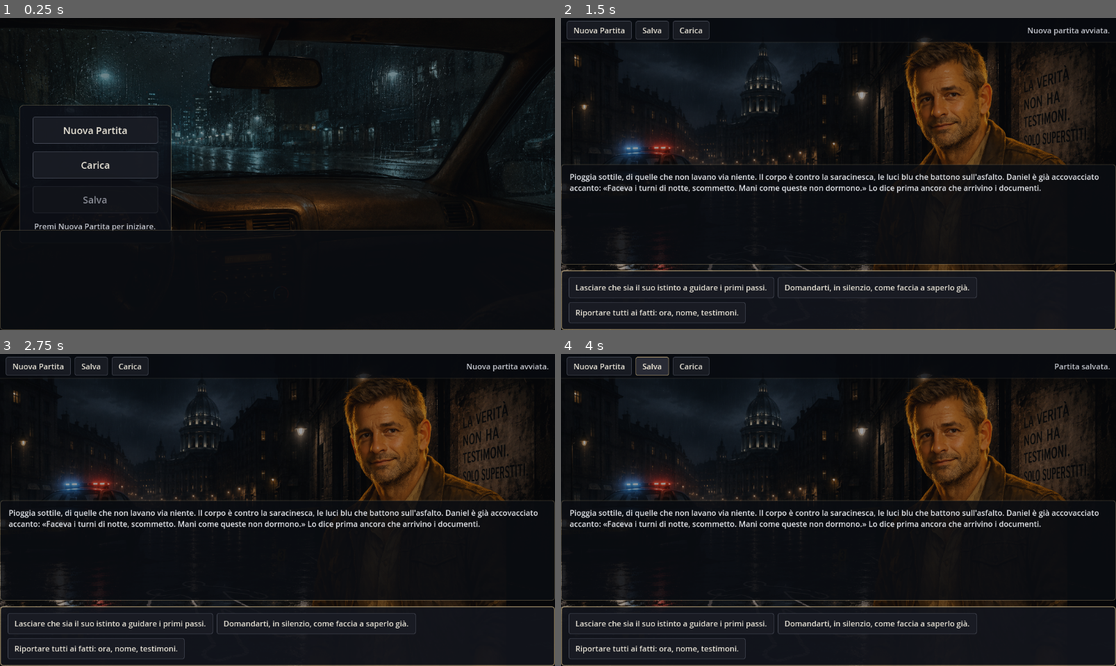
Above: before the commit, frames 1-4 (two rows, left to right).
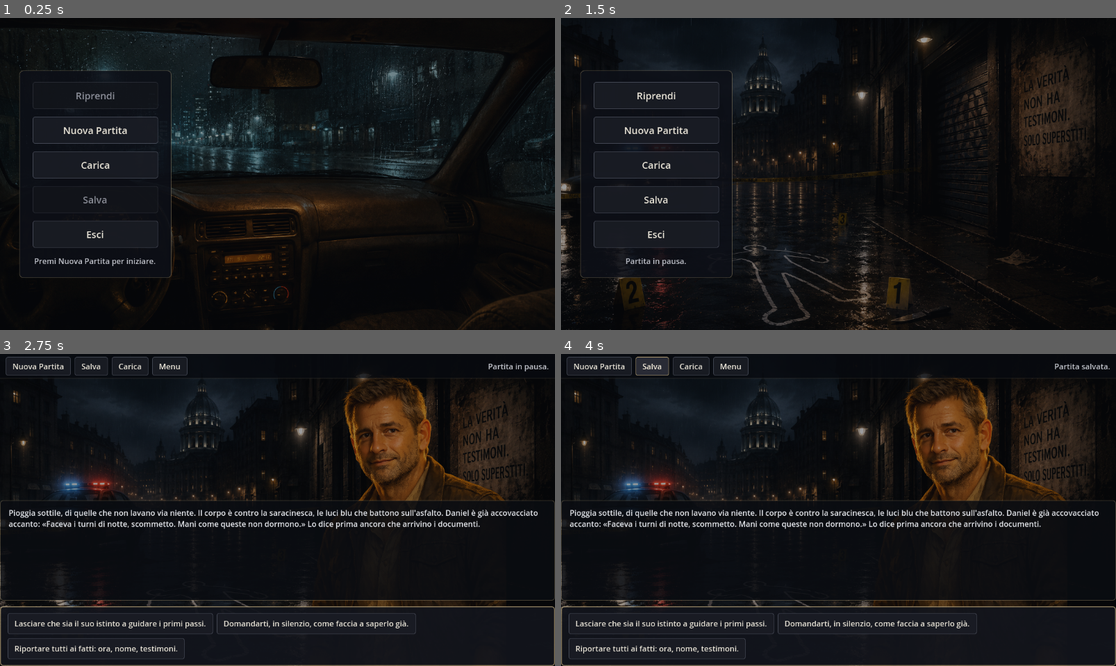
Above: after the commit, the same moments.

Repository: torsifranci2006-ship-it/gioco-test
Game: Godot game, scene res://scenes/main.tscn
The game is run twice, just before and just after one commit, with the same random seed, the same clock (stepped at 60 frames per second) and the same inputs.
Inputs (mouse positions are in pixels of both pictures, inside the frame that each line leads up to):
- Up to frame 1 (0.25 s): no input
- Up to frame 2 (1.5 s): click "Nuova Partita" at 0.5 s; click (733, 30) at 1.25 s, where only the run after the commit has a clickable "Menu"
- Up to frame 3 (2.75 s): click (94, 432) at 2 s, where only the run after the commit has a clickable "Riprendi"
- Up to frame 4 (4 s): click "Nuova Partita" at 2.75 s; click "Salva" at 3.5 s

The runs differ from the first frame. In frame 1, 2.4% of the frame differs, in the area x 0-100%, y 16-100%; in frame 2, 16%, in the area x 0-100%, y 0-100%; in frame 3, 0.2%; in frame 4, less than 0.1%.

Commit message:
Aggiunge menu iniziale e conferma uscita

Diff:
--- a/scenes/main.tscn
+++ b/scenes/main.tscn
@@ -211,6 +211,13 @@
 layout_mode = 2
 theme_override_constants/separation = 16
 
+[node name="StartResumeButton" type="Button" parent="StartMenu/StartMenuMargin/StartMenuVBox"]
+custom_minimum_size = Vector2(260, 56)
+layout_mode = 2
+disabled = true
+theme_override_font_sizes/font_size = 20
+text = "Riprendi"
+
 [node name="StartNewGameButton" type="Button" parent="StartMenu/StartMenuMargin/StartMenuVBox"]
 custom_minimum_size = Vector2(260, 56)
 layout_mode = 2
@@ -229,6 +236,12 @@
 disabled = true
 theme_override_font_sizes/font_size = 20
 text = "Salva"
+
+[node name="StartExitButton" type="Button" parent="StartMenu/StartMenuMargin/StartMenuVBox"]
+custom_minimum_size = Vector2(260, 56)
+layout_mode = 2
+theme_override_font_sizes/font_size = 20
+text = "Esci"
 
 [node name="StartStatus" type="Label" parent="StartMenu/StartMenuMargin/StartMenuVBox"]
 custom_minimum_size = Vector2(260, 0)
@@ -261,6 +274,10 @@
 [node name="LoadButton" type="Button" parent="TopBar/TopBarMargin/Controls"]
 layout_mode = 2
 text = "Carica"
+
+[node name="MenuButton" type="Button" parent="TopBar/TopBarMargin/Controls"]
+layout_mode = 2
+text = "Menu"
 
 [node name="Status" type="Label" parent="TopBar/TopBarMargin/Controls"]
 layout_mode = 2
@@ -338,3 +355,41 @@
 [node name="EndingNewGameButton" type="Button" parent="EndingPanel/EndingMargin/EndingVBox"]
 layout_mode = 2
 text = "Nuova Partita"
+
+[node name="ExitConfirm" type="PanelContainer" parent="."]
+visible = false
+layout_mode = 1
+anchor_left = 0.5
+anchor_top = 0.5
+anchor_right = 0.5
+anchor_bottom = 0.5
+grow_horizontal = 2
+grow_vertical = 2
+theme_override_styles/panel = SubResource("sb_ending")
+
+[node name="ExitMargin" type="MarginContainer" parent="ExitConfirm"]
+layout_mode = 2
+
+[node name="ExitVBox" type="VBoxContainer" parent="ExitConfirm/ExitMargin"]
+layout_mode = 2
+theme_override_constants/separation = 16
+
+[node name="ExitLabel" type="Label" parent="ExitConfirm/ExitMargin/ExitVBox"]
+layout_mode = 2
+horizontal_alignment = 1
+text = "Vuoi davvero uscire?"
+
+[node name="ExitButtons" type="HBoxContainer" parent="ExitConfirm/ExitMargin/ExitVBox"]
+layout_mode = 2
+alignment = 1
+theme_override_constants/separation = 8
+
+[node name="ExitConfirmButton" type="Button" parent="ExitConfirm/ExitMargin/ExitVBox/ExitButtons"]
+custom_minimum_size = Vector2(120, 44)
+layout_mode = 2
+text = "Conferma"
+
+[node name="ExitCancelButton" type="Button" parent="ExitConfirm/ExitMargin/ExitVBox/ExitButtons"]
+custom_minimum_size = Vector2(120, 44)
+layout_mode = 2
+text = "Annulla"
--- a/src/ui/main.gd
+++ b/src/ui/main.gd
@@ -34,16 +34,23 @@
 @onready var _scene_text: RichTextLabel = $BottomArea/TextPanel/TextMargin/SceneText
 @onready var _choices_panel: PanelContainer = $BottomArea/ChoicesPanel
 @onready var _choices: HFlowContainer = $BottomArea/ChoicesPanel/ChoicesMargin/Choices
+@onready var _bottom_area: VBoxContainer = $BottomArea
 @onready var _top_bar: PanelContainer = $TopBar
 @onready var _new_game_button: Button = $TopBar/TopBarMargin/Controls/NewGameButton
 @onready var _save_button: Button = $TopBar/TopBarMargin/Controls/SaveButton
 @onready var _load_button: Button = $TopBar/TopBarMargin/Controls/LoadButton
+@onready var _menu_button: Button = $TopBar/TopBarMargin/Controls/MenuButton
 @onready var _status: Label = $TopBar/TopBarMargin/Controls/Status
 @onready var _start_menu: PanelContainer = $StartMenu
+@onready var _start_resume_button: Button = $StartMenu/StartMenuMargin/StartMenuVBox/StartResumeButton
 @onready var _start_new_game_button: Button = $StartMenu/StartMenuMargin/StartMenuVBox/StartNewGameButton
 @onready var _start_load_button: Button = $StartMenu/StartMenuMargin/StartMenuVBox/StartLoadButton
 @onready var _start_save_button: Button = $StartMenu/StartMenuMargin/StartMenuVBox/StartSaveButton
+@onready var _start_exit_button: Button = $StartMenu/StartMenuMargin/StartMenuVBox/StartExitButton
 @onready var _start_status: Label = $StartMenu/StartMenuMargin/StartMenuVBox/StartStatus
+@onready var _exit_confirm: PanelContainer = $ExitConfirm
+@onready var _exit_confirm_button: Button = $ExitConfirm/ExitMargin/ExitVBox/ExitButtons/ExitConfirmButton
+@onready var _exit_cancel_button: Button = $ExitConfirm/ExitMargin/ExitVBox/ExitButtons/ExitCancelButton
 @onready var _ending_panel: PanelContainer = $EndingPanel
 @onready var _ending_title: Label = $EndingPanel/EndingMargin/EndingVBox/EndingTitle
 @onready var _ending_text: RichTextLabel = $EndingPanel/EndingMargin/EndingVBox/EndingText
@@ -60,11 +67,14 @@
 	_start_new_game_button.pressed.connect(_on_new_game)
 	_start_save_button.pressed.connect(_on_save)
 	_start_load_button.pressed.connect(_on_load)
+	_start_resume_button.pressed.connect(_on_resume)
+	_start_exit_button.pressed.connect(_on_exit)
+	_menu_button.pressed.connect(_on_menu)
+	_exit_confirm_button.pressed.connect(_on_exit_confirm)
+	_exit_cancel_button.pressed.connect(_on_exit_cancel)
 	_ending_new_game_button.pressed.connect(_on_new_game)
-	_ending_panel.visible = false
-	# Schermata iniziale: menu grande visibile, TopBar discreta nascosta finché non si gioca.
-	_start_menu.visible = true
-	_top_bar.visible = false
+	# Stato iniziale: schermata di menu (Riprendi/Salva restano disabilitati finché non si gioca).
+	_enter_menu()
 	if not Game.is_ready():
 		_new_game_button.disabled = true
 		_save_button.disabled = true
@@ -106,13 +116,58 @@
 	_status.text = msg
 	_start_status.text = msg
 
-# --- Reazione ai segnali del Core ---
-
-func _on_scene_changed(_scene_id: String) -> void:
+# --- Navigazione UI (stati: menu iniziale / gioco / conferma uscita) ---
+
+## Stato MENU: schermata iniziale visibile, UI di gioco e overlay nascosti.
+func _enter_menu() -> void:
+	_exit_confirm.visible = false
 	_ending_panel.visible = false
-	# In gioco: nascondi il menu iniziale grande, mostra i controlli discreti.
+	_top_bar.visible = false
+	_bottom_area.visible = false
+	_character.visible = false
+	_start_menu.visible = true
+
+## Stato GIOCO: UI di gioco visibile, menu/overlay nascosti. Abilita Riprendi e Salva
+## (da qui una partita esiste in memoria). Il ritratto è gestito da _apply_visual.
+func _enter_game() -> void:
+	_exit_confirm.visible = false
+	_ending_panel.visible = false
 	_start_menu.visible = false
 	_top_bar.visible = true
+	_bottom_area.visible = true
+	_start_resume_button.disabled = false
+	_start_save_button.disabled = false
+
+## "Menu" (in gioco): torna alla schermata iniziale senza toccare lo stato del motore.
+func _on_menu() -> void:
+	_enter_menu()
+	_show_status("Partita in pausa.")
+
+## "Riprendi" (menu): torna alla partita corrente senza ricaricare né resettare.
+func _on_resume() -> void:
+	if Game.current_scene() == null:
+		return
+	_enter_game()
+	_apply_visual(Game.current_scene())
+	_render_current()
+
+## "Esci" (menu): mostra la conferma centrale, non chiude subito.
+func _on_exit() -> void:
+	_start_menu.visible = false
+	_exit_confirm.visible = true
+
+## "Conferma" (dialog uscita): chiude l'applicazione.
+func _on_exit_confirm() -> void:
+	get_tree().quit()
+
+## "Annulla" (dialog uscita): chiude la conferma e torna al menu iniziale.
+func _on_exit_cancel() -> void:
+	_enter_menu()
+
+# --- Reazione ai segnali del Core ---
+
+func _on_scene_changed(_scene_id: String) -> void:
+	_enter_game()
 	_apply_visual(Game.current_scene())
 	_render_current()
 
Not shown, changed: docs/ui.md
